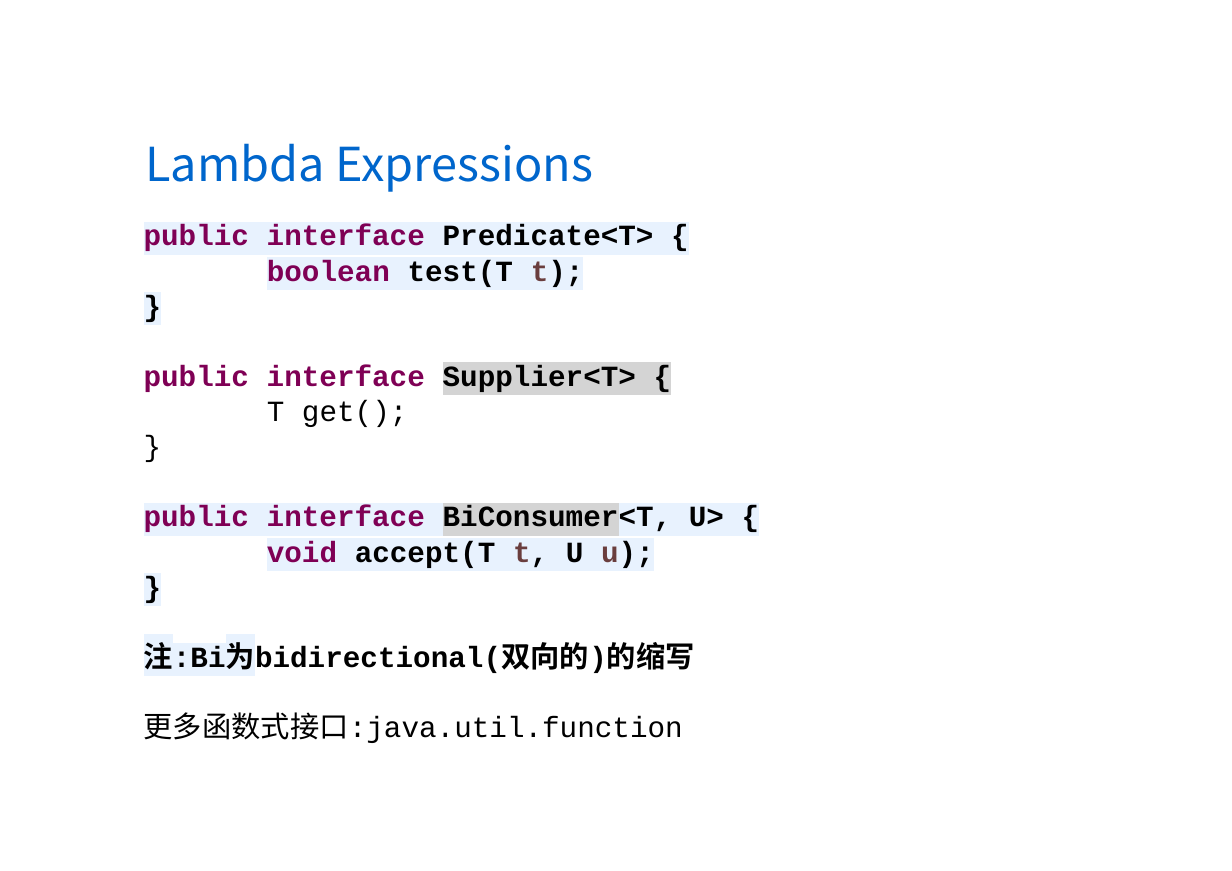
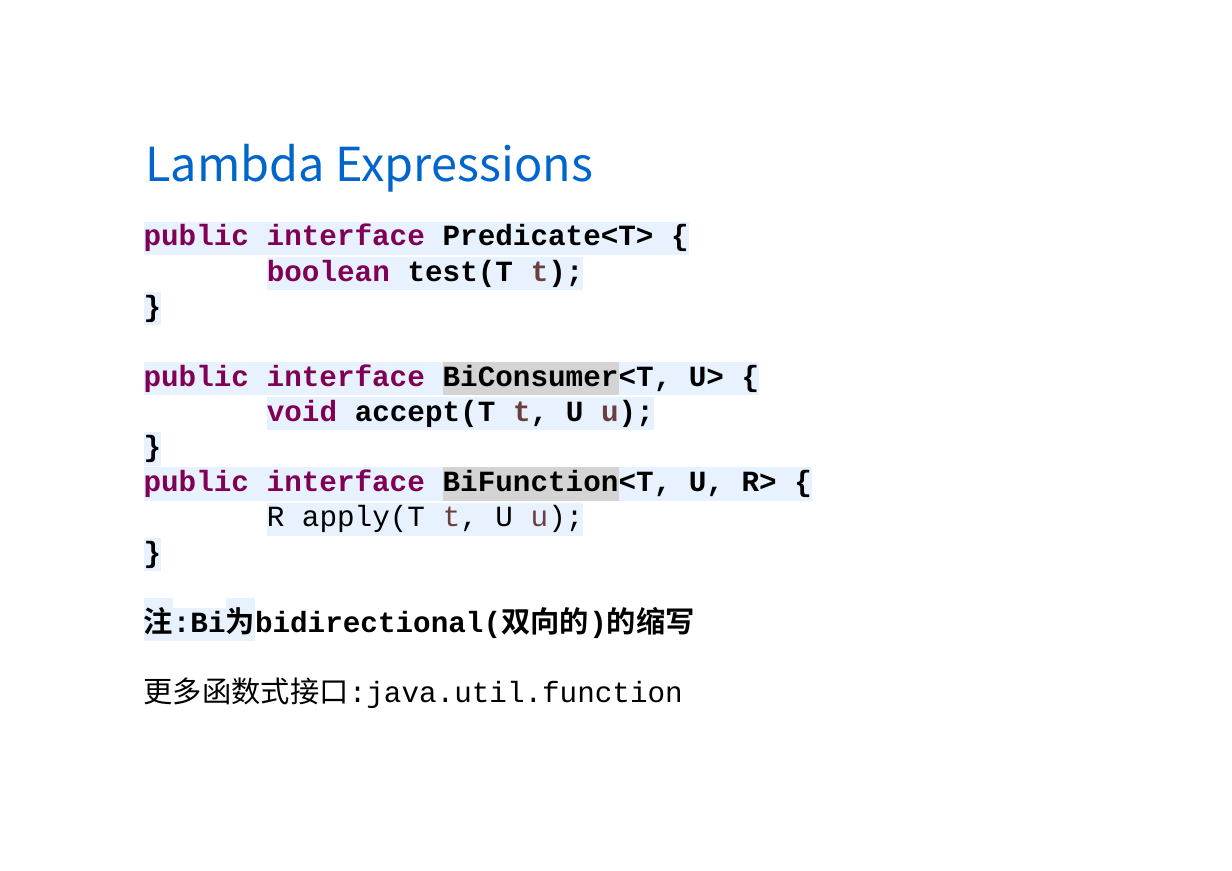
Before and after one commit to wanglei949758173/study, a slide deck: slide 10 of share/Java8(LambdaExpressions&StreamAPI).pptx. Drawn at 1232x871 pixels with LibreOffice and Linux fonts; fonts in the diff are those of the drawing; background and template pictures are left out. Boxes give left, top, right and bottom in pixels: in the first picture for what was removed or moved away, otherwise in the second. Text is boxed around its words. In the diff, an @@ line names an element or a change of style, - is before the commit and + after.

```diff
--- a/share/Java8(LambdaExpressions&StreamAPI).pptx
+++ b/share/Java8(LambdaExpressions&StreamAPI).pptx
@@ text at (144, 365, 636, 427): paragraphs removed @@
-public interface Supplier<T> {
-T get();
-}
@@ text at (144, 470, 777, 532): paragraphs added @@
+public interface BiFunction<T, U, R> {
+R apply(T t, U u);
+}
```
Also in this commit, not shown: 1 other slide changed, 9 slides added, 12 other files.
